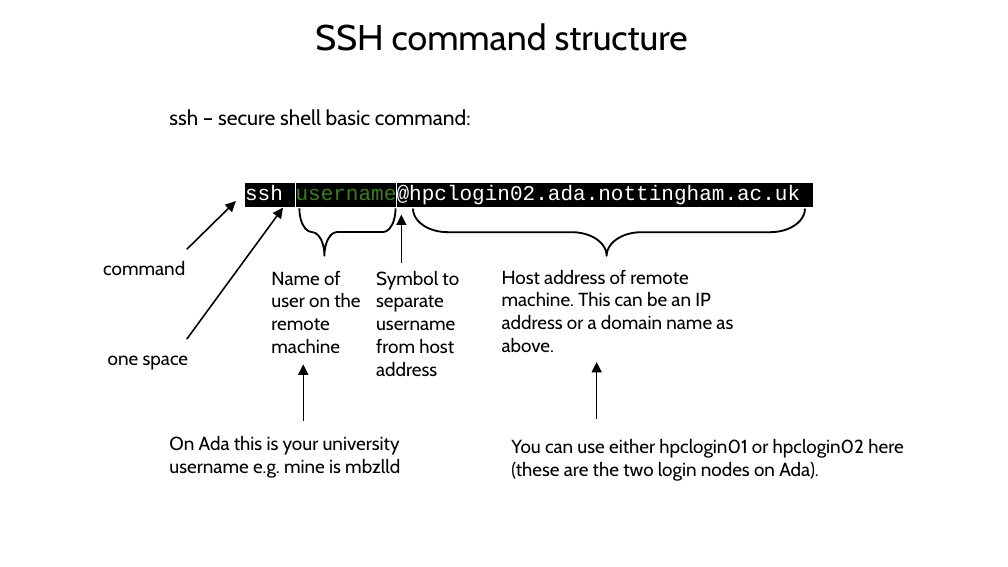
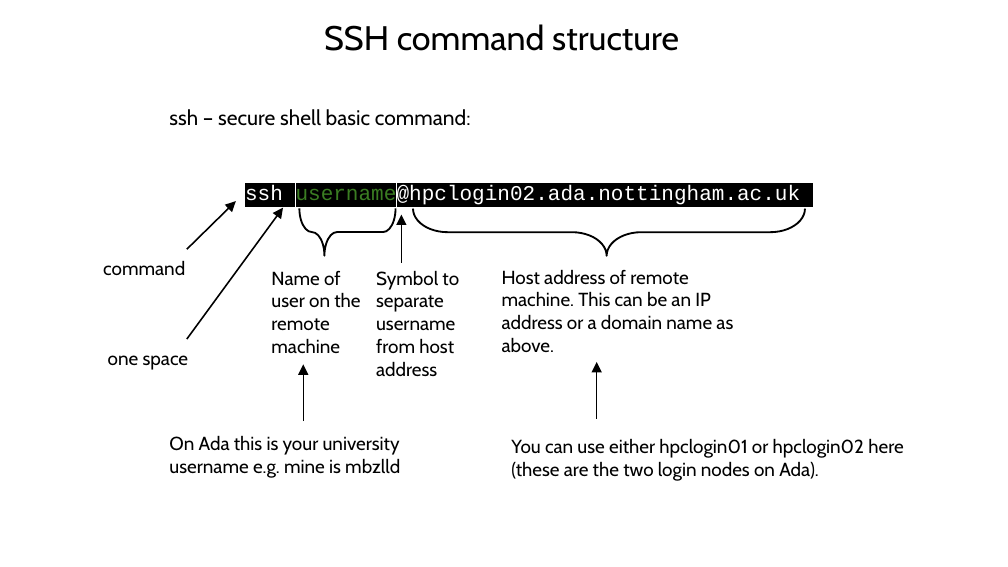
Before and after one commit to BioinformaticsMSc/LIFE4138_2627, a slide deck: slide 14 of UNIX_session_1/Intro_to_Ada.pptx. Drawn at 1008x567 pixels with LibreOffice and Linux fonts; fonts in the diff are those of the drawing. Boxes give left, top, right and bottom in pixels: in the first picture for what was removed or moved away, otherwise in the second. Text is boxed around its words. In the diff, an @@ line names an element or a change of style, - is before the commit and + after.

```diff
--- a/UNIX_session_1/Intro_to_Ada.pptx
+++ b/UNIX_session_1/Intro_to_Ada.pptx
@@ title "SSH command structure" at <box>324,24,679,51</box>: size 34 to 32.4 pt @@
```
Also in this commit, not shown: 3 other slides changed.
